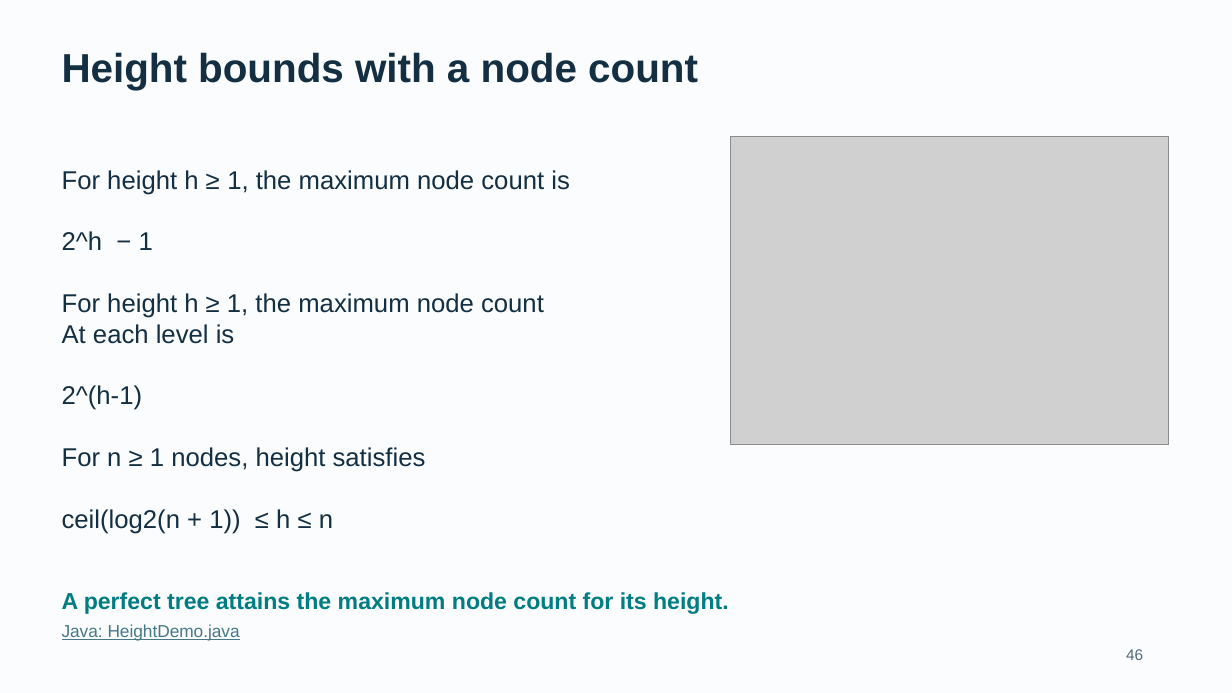
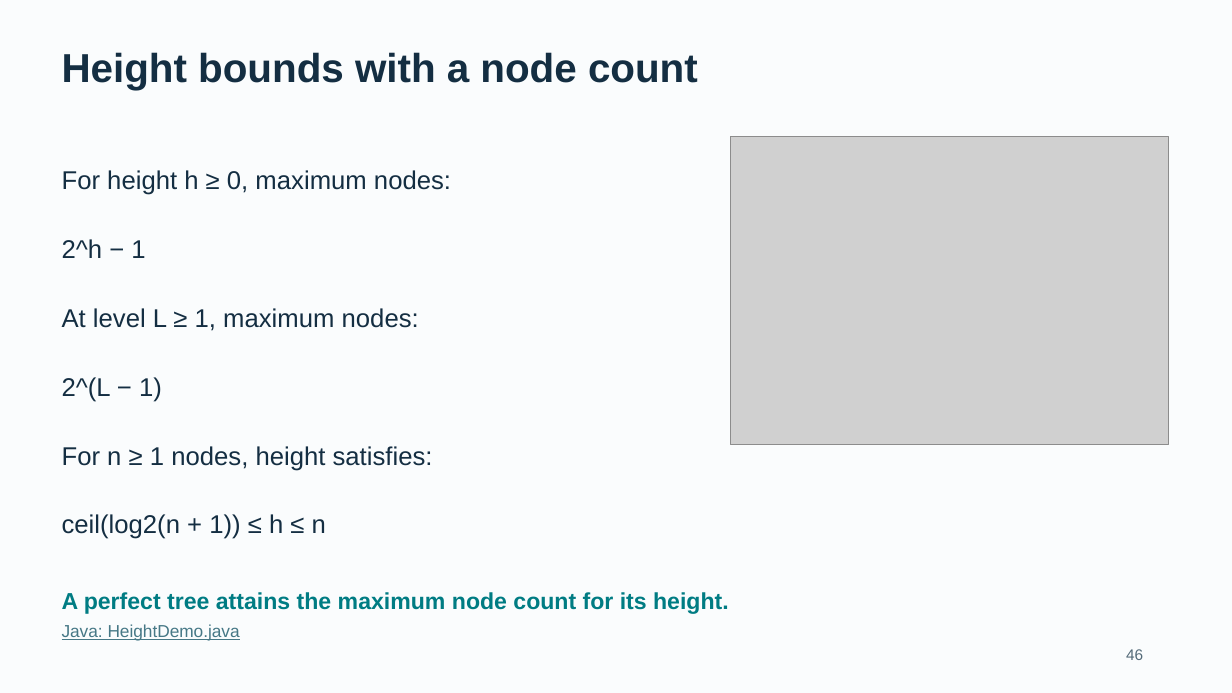
Before and after one commit to bzartoshty/bzartoshty.github.io, a slide deck: slide 46 of COMP182/Lectures/Lecture10/Lecture10_BST_Linked.pptx. Drawn at 1232x693 pixels with LibreOffice and Linux fonts; fonts in the diff are those of the drawing; grey boxes stand for pictures. Boxes give left, top, right and bottom in pixels: in the first picture for what was removed or moved away, otherwise in the second. Text is boxed around its words. In the diff, an @@ line names an element or a change of style, - is before the commit and + after.

Commit message:
Use empty-tree height zero in COMP182 and COMP282 BST materials
Update the linked slides and PDFs, height formulas and quiz solutions, Java height examples, and documentation. Preserve existing iterator examples. Implement level-counting getHeight in the older COMP282 tree classes and add height convention checks.

```diff
--- a/COMP182/Lectures/Lecture10/Lecture10_BST_Linked.pptx
+++ b/COMP182/Lectures/Lecture10/Lecture10_BST_Linked.pptx
@@ text at (x1=62, y1=170, x2=451, y2=195): text changed @@
-For height h ≥ 1, the maximum node count is
+For height h ≥ 0, maximum nodes:
@@ text at (x1=62, y1=308, x2=433, y2=471): text changed @@
-For height h ≥ 1, the maximum node count
-At each level is
-2^(h-1)
-For n ≥ 1 nodes, height satisfies
+At level L ≥ 1, maximum nodes:
+2^(L − 1)
+For n ≥ 1 nodes, height satisfies:
```
Also in this commit, not shown: 13 other slides changed, 17 other files.
